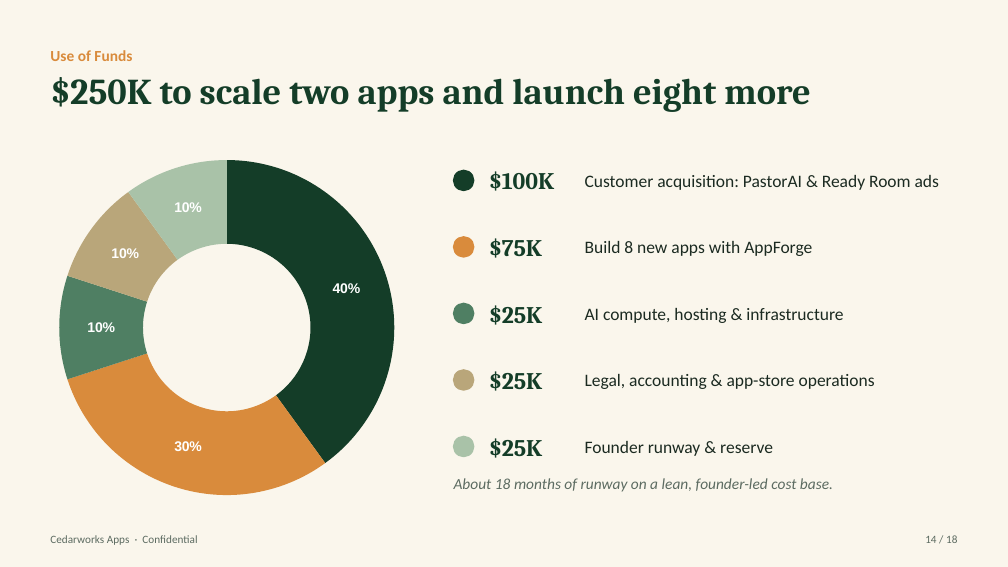
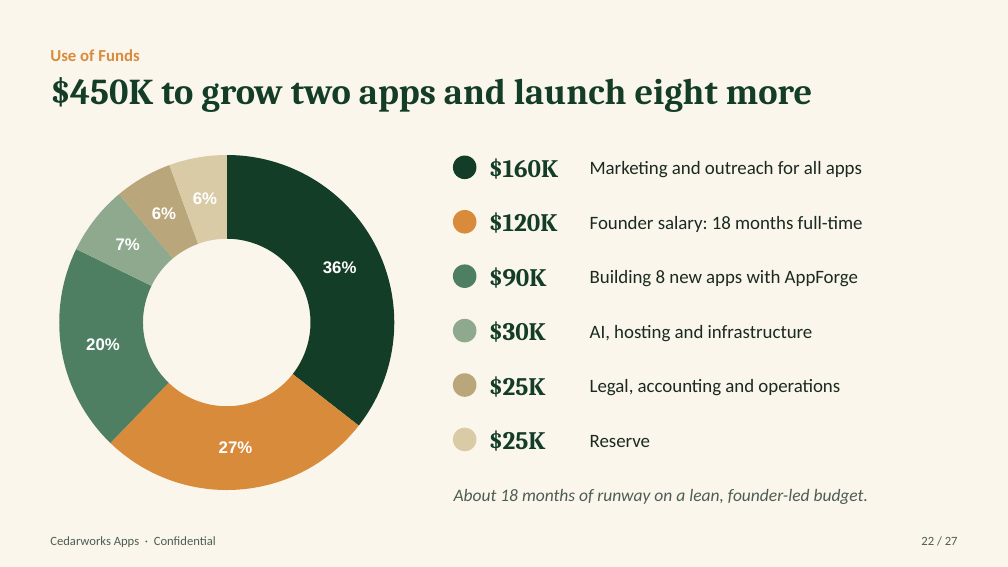
Before and after one commit to Pastorai1/Cedarworksapps, a slide deck: slide 22 of pitch-deck/Cedarworks-Apps-Pitch-Deck.pptx (slide 14 before the commit). Drawn at 1008x567 pixels with LibreOffice and Linux fonts; fonts in the diff are those of the drawing. Boxes give left, top, right and bottom in pixels: in the first picture for what was removed or moved away, otherwise in the second. Text is boxed around its words. In the diff, an @@ line names an element or a change of style, - is before the commit and + after.

```diff
--- a/pitch-deck/Cedarworks-Apps-Pitch-Deck.pptx
+++ b/pitch-deck/Cedarworks-Apps-Pitch-Deck.pptx
@@ text "Use of Funds" at [50, 49, 139, 61]: size 11 to 12 pt @@
@@ text at [50, 77, 812, 112]: text changed @@
-$250K to scale two apps and launch eight more
+$450K to grow two apps and launch eight more
@@ doughnut chart at [40, 141, 413, 504] @@
-categories: Customer acquisition: PastorAI & Ready Room ads, Build 8 new apps with AppForge, AI compute, hosting & infrastructure, Legal, accounting & app-store operations, Founder runway & reserve
+categories: Marketing and outreach for all apps, Founder salary: 18 months full-time, Building 8 new apps with AppForge, AI, hosting and infrastructure, Legal, accounting and operations, Reserve
-Series 1: 40, 30, 10, 10, 10
+Series 1: 36, 27, 20, 7, 6, 6
@@ data labels of Series 1 changed @@
@@ doughnut chart: place and size @@
-doughnut chart at [40, 146, 413, 509]
+doughnut chart at [40, 141, 413, 504]
@@ ellipse: place and size @@
-ellipse at [454, 170, 474, 191]
+ellipse at [454, 156, 476, 178]
@@ text removed at [489, 171, 554, 191] @@
-$100K
@@ text added at [489, 158, 558, 179], 18 pt, text #143D28, bold @@
+$160K
@@ text removed at [585, 175, 939, 190] @@
-Customer acquisition: PastorAI & Ready Room ads
@@ text added at [590, 161, 862, 178], 13.5 pt, text #1B2A21 @@
+Marketing and outreach for all apps
@@ ellipse: place and size @@
-ellipse at [454, 237, 474, 257]
+ellipse at [454, 211, 476, 233]
@@ text removed at [489, 238, 542, 258] @@
-$75K
@@ text added at [489, 212, 558, 233], 18 pt, text #143D28, bold @@
+$120K
@@ text added at [590, 216, 863, 232], 13.5 pt, text #1B2A21 @@
+Founder salary: 18 months full-time
@@ ellipse: place and size @@
-ellipse at [454, 303, 474, 324]
+ellipse at [454, 265, 476, 287]
@@ text added at [489, 267, 547, 288], 18 pt, text #143D28, bold @@
+$90K
@@ text at [590, 270, 858, 287]: text changed; size 12.5 to 13.5 pt @@
-Build 8 new apps with AppForge
+Building 8 new apps with AppForge
@@ ellipse added at [454, 320, 476, 342], fill #8FA98E, outline #8FA98E 1 pt @@
@@ text removed at [489, 305, 543, 325] @@
-$25K
@@ text added at [489, 321, 546, 342], 18 pt, text #143D28, bold @@
+$30K
@@ text at [590, 325, 813, 342]: text changed; size 12.5 to 13.5 pt @@
-AI compute, hosting & infrastructure
+AI, hosting and infrastructure
@@ ellipse: place and size @@
-ellipse at [454, 370, 474, 390]
+ellipse at [454, 374, 476, 396]
@@ text "$25K" at [489, 376, 546, 397]: size 17 to 18 pt @@
@@ text at [590, 379, 840, 396]: text changed; size 12.5 to 13.5 pt @@
-Legal, accounting & app-store operations
+Legal, accounting and operations
@@ text "$25K" at [489, 430, 546, 451]: size 17 to 18 pt @@
@@ text "$25K": place and size @@
-text "$25K" at [489, 438, 543, 458]
+text "$25K" at [489, 430, 546, 451]
@@ ellipse: place and size @@
-ellipse at [454, 436, 474, 457]
+ellipse at [454, 428, 476, 451]
@@ ellipse at [454, 428, 476, 451]: fill #A9C2A8 to #D9CBA6; outline #A9C2A8 1 pt to #D9CBA6 1 pt @@
@@ text at [590, 435, 650, 447]: text changed; size 12.5 to 13.5 pt @@
-Founder runway & reserve
+Reserve
@@ text at [454, 489, 868, 504]: text changed; size 11 to 12.5 pt; text colour #5C6B61 to #4E5D53 @@
-About 18 months of runway on a lean, founder-led cost base.
+About 18 months of runway on a lean, founder-led budget.
@@ text "Cedarworks Apps · Confidential" at [50, 536, 216, 547]: size 8 to 9 pt, text colour #5C6B61 to #4E5D53 @@
@@ text added at [921, 537, 958, 545], 9 pt, text #4E5D53 @@
+22 / 27
@@ text removed at [925, 535, 957, 543] @@
-14 / 18
```
Also in this commit, not shown: 12 other slides changed, 14 slides added, 5 slides removed, 15 other files.
